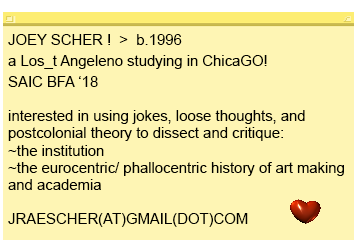
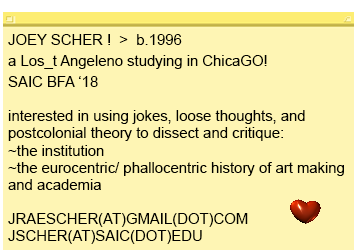
The second 362×250 image is a revision of the first. Changes to its layers:
painted on "JOEY SCHER ! > b.1996 a Los_t Angeleno studying in ChicaGO!" over [8, 230, 202, 244]
painted on "Layer 1" over [3, 15, 354, 250]
